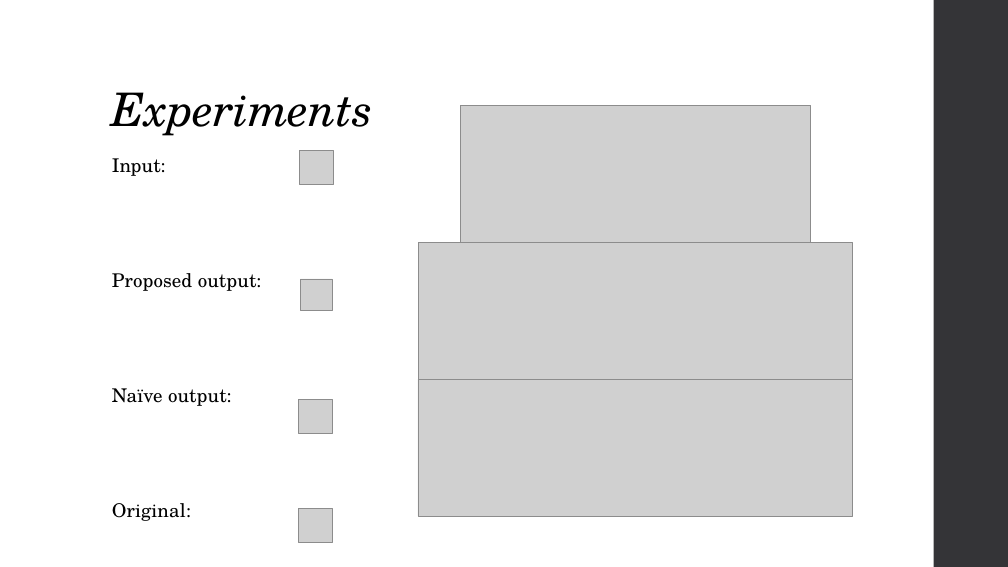
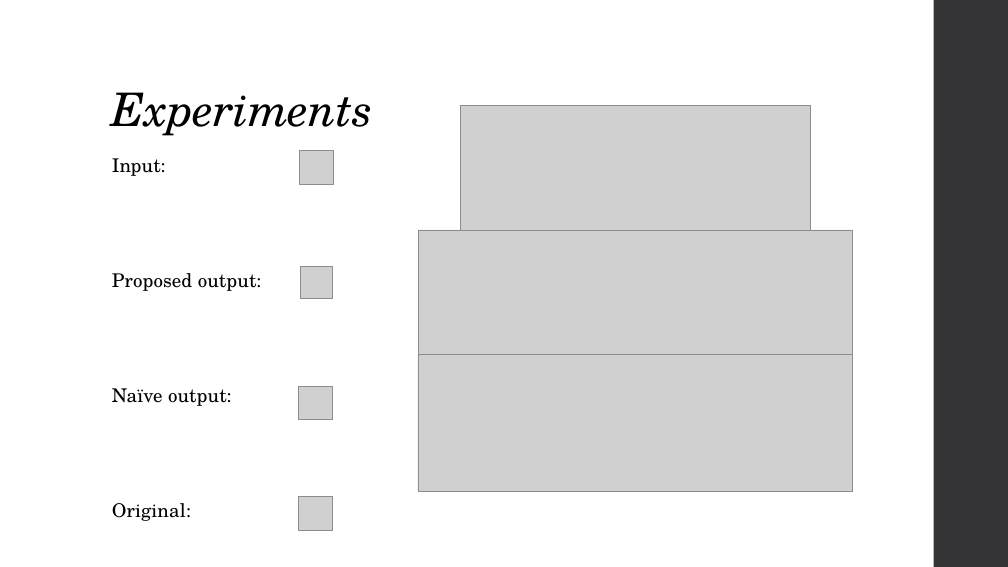
Before and after one commit to Rajon010/MD2016_Final, a slide deck: slide 8 of presentation.pptx. Drawn at 1008x567 pixels with LibreOffice and Linux fonts; fonts in the diff are those of the drawing; grey boxes stand for pictures. Boxes give left, top, right and bottom in pixels: in the first picture for what was removed or moved away, otherwise in the second. Text is boxed around its words. In the diff, an @@ line names an element or a change of style, - is before the commit and + after.

Commit message:
ppt framework picture

```diff
--- a/presentation.pptx
+++ b/presentation.pptx
@@ picture: place and size @@
-picture at box(418, 379, 853, 516)
+picture at box(418, 354, 853, 491)
@@ picture: place and size @@
-picture at box(299, 399, 332, 433)
+picture at box(299, 386, 332, 420)
@@ 3 pictures: place and size @@
-3 pictures at box(299, 242, 853, 542)
+3 pictures at box(299, 230, 853, 530)
```
Also in this commit, not shown: 2 other slides changed.
